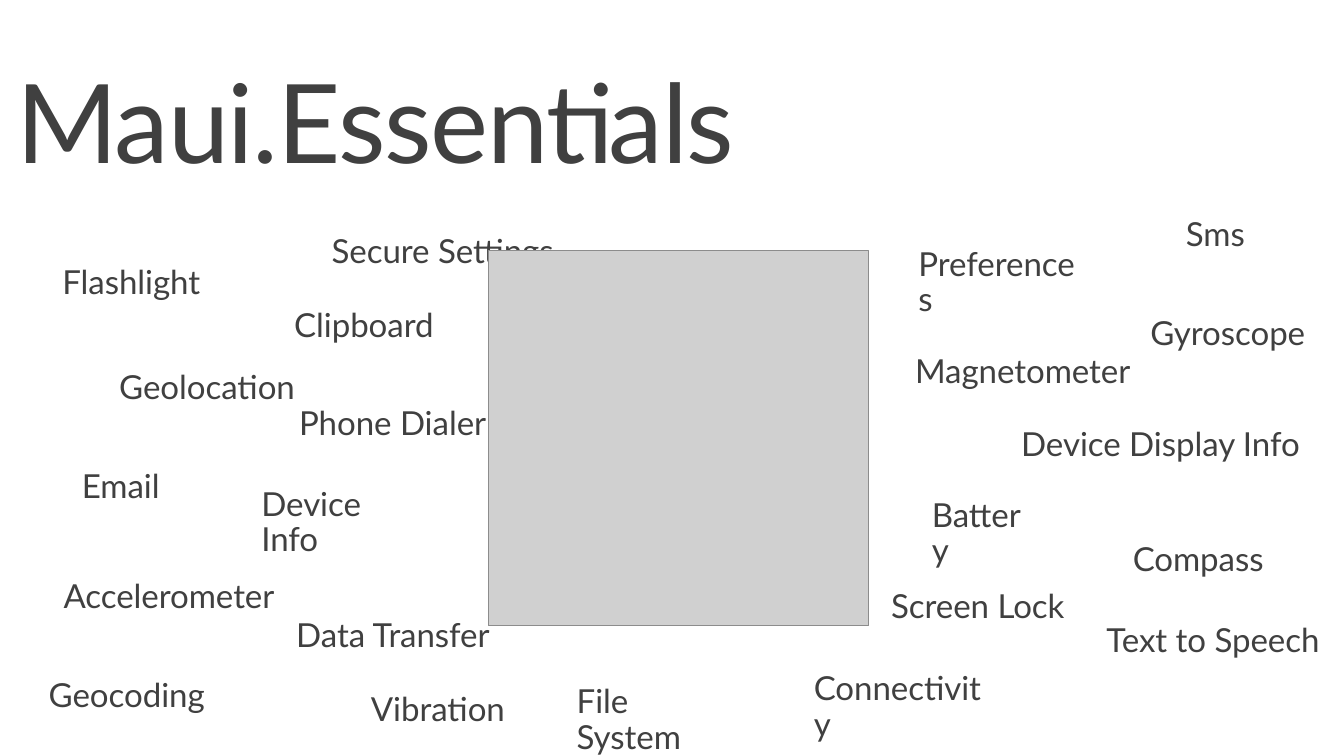
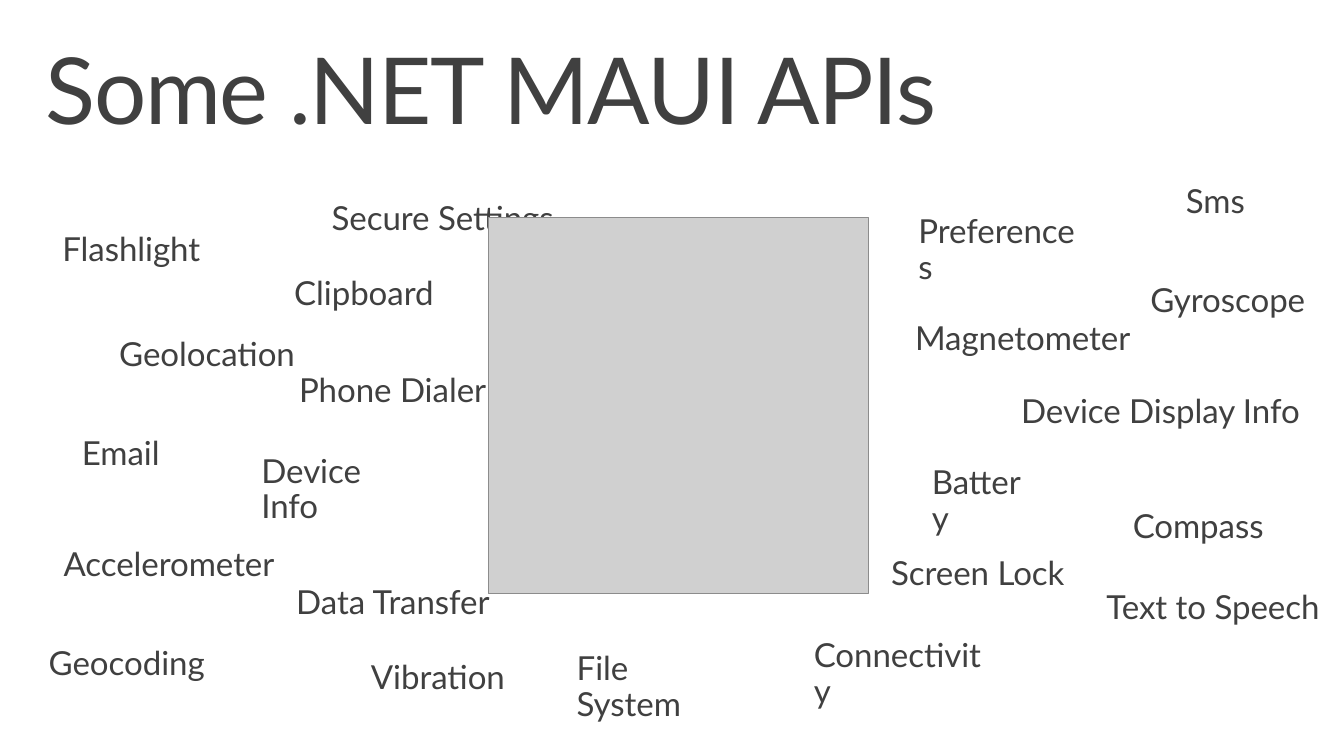
Before and after one commit to dotnet-presentations/dotnet-maui-workshop, a slide deck: slide 12 of Slides/Workshop4 - Accessing Platform Features.pptx. Drawn at 1344x756 pixels with LibreOffice and Linux fonts; fonts in the diff are those of the drawing; grey boxes stand for pictures; background and template pictures are left out. Boxes give left, top, right and bottom in pixels: in the first picture for what was removed or moved away, otherwise in the second. Text is boxed around its words. In the diff, an @@ line names an element or a change of style, - is before the commit and + after.

```diff
--- a/Slides/Workshop4 - Accessing Platform Features.pptx
+++ b/Slides/Workshop4 - Accessing Platform Features.pptx
@@ title at (46, 57, 936, 125): text changed; size 78.4 to 66 pt @@
-Maui.Essentials
+Some .NET MAUI APIs
@@ 12 texts, 1 picture: place and size @@
-12 texts, 1 picture at (64, 222, 1320, 755)
+12 texts, 1 picture at (64, 189, 1320, 722)
@@ 10 texts: place and size @@
-10 texts at (49, 232, 1130, 724)
+10 texts at (49, 200, 1130, 692)
```
Also in this commit, not shown: 2 slides added, 2 slides removed, 5 other files.
